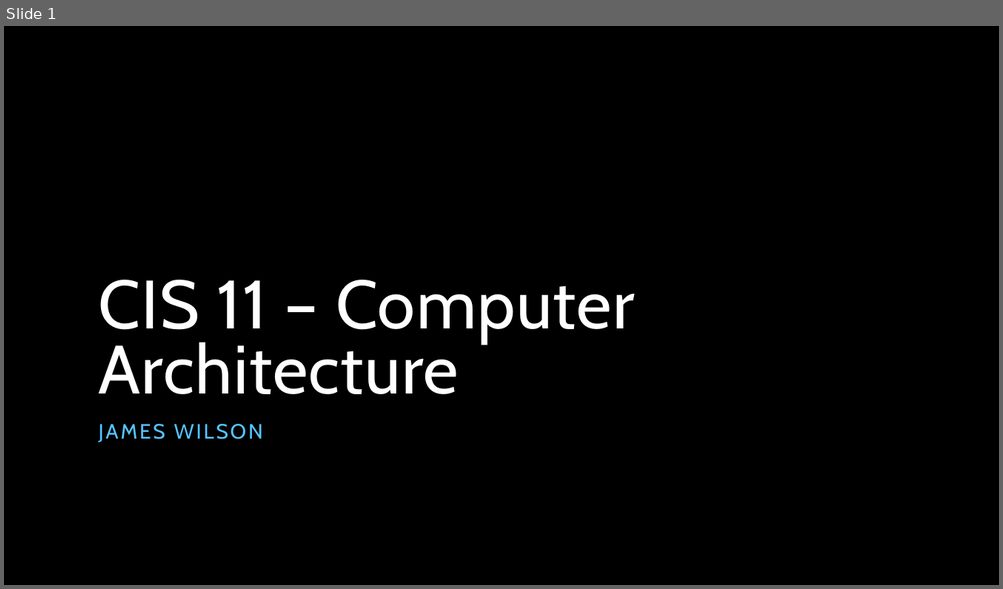
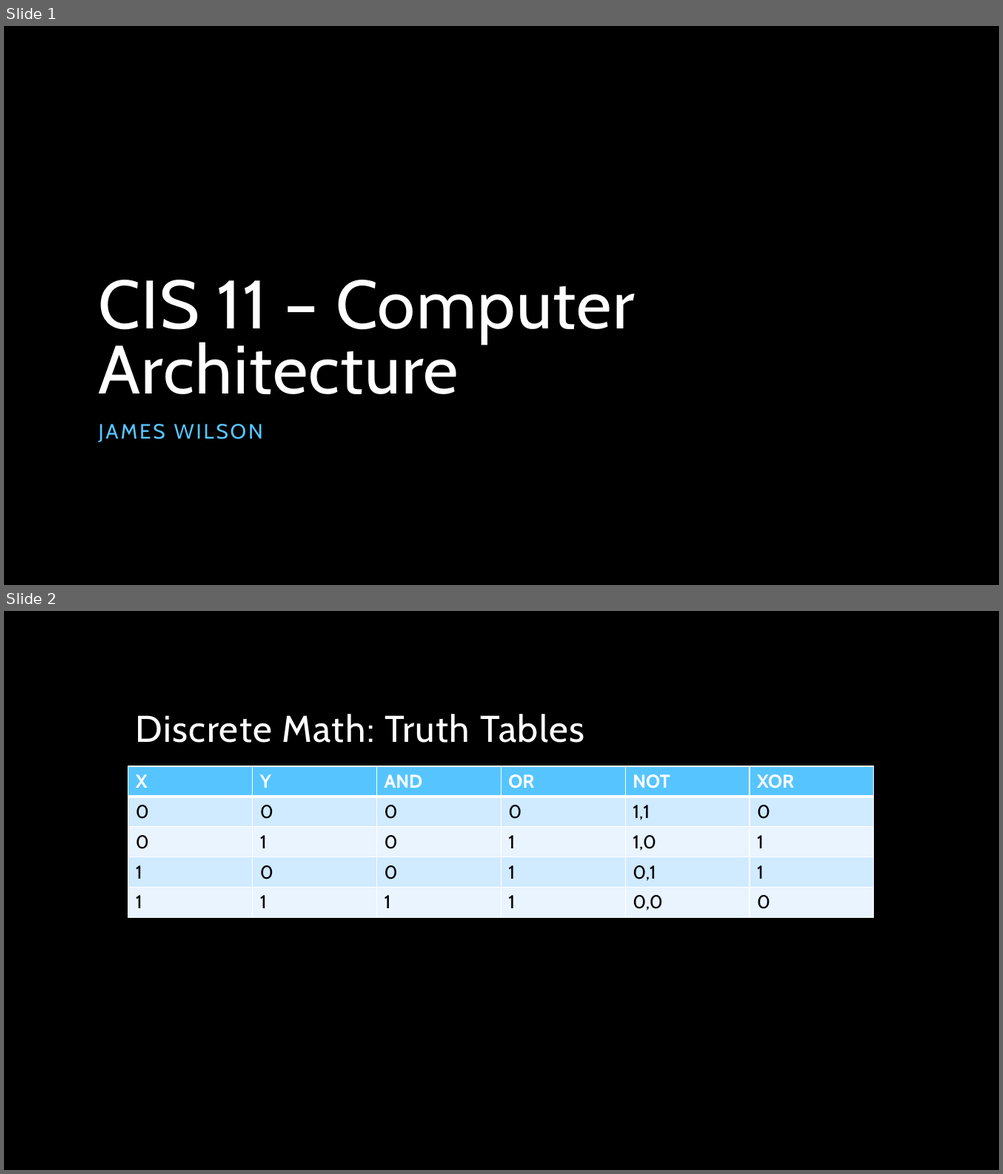
Before and after one commit to jameswilson281/CIS---11-Assembly-Programming, a slide deck: Week 7/07 - Conditional Processing.pptx. Shown one above the other, each under a label of ours: slide 1 before the commit, slides 1 and 2 after it. The pictures are 1003x589 and 1003x1174 pixels, drawn with LibreOffice and Linux fonts; fonts in the diff are those of the drawing; background and template pictures are left out. Boxes give left, top, right and bottom in pixels: in the first picture for what was removed or moved away, otherwise in the second. Text is boxed around its words. In the diff, an @@ line names an element or a change of style, - is before the commit and + after.

```diff
--- a/Week 7/07 - Conditional Processing.pptx
+++ b/Week 7/07 - Conditional Processing.pptx
@@ slide 2 added at [4,611,999,1170], background picture (left out) @@
@@ title added at [136,714,584,743], 36 pt, text #FFFFFF @@
+Discrete Math: Truth Tables
@@ table added at [128,766,871,917], 5 rows, 6 columns @@
+X | Y | AND | OR | NOT | XOR
+0 | 0 | 0 | 0 | 1,1 | 0
+0 | 1 | 0 | 1 | 1,0 | 1
+1 | 0 | 0 | 1 | 0,1 | 1
+1 | 1 | 1 | 1 | 0,0 | 0
```
Also in this commit, not shown: 11 other slides added, 1 other file.
